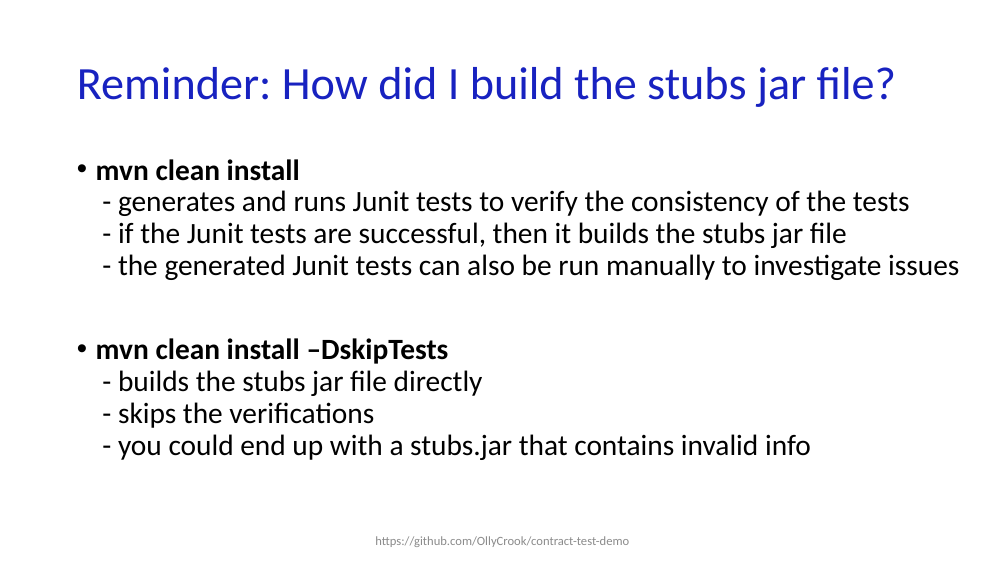
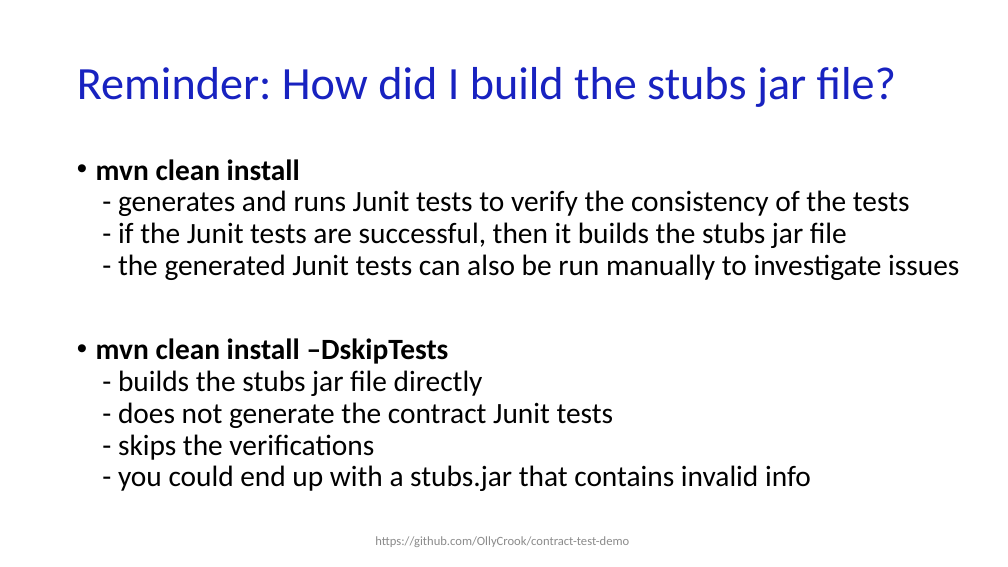
Before and after one commit to OllyCrook/contract-test-demo, a slide deck: slide 20 of Contract-testing-presentation_EngineersWeek.pptx. Drawn at 1008x567 pixels with LibreOffice and Linux fonts; fonts in the diff are those of the drawing. Boxes give left, top, right and bottom in pixels: in the first picture for what was removed or moved away, otherwise in the second. Text is boxed around its words. In the diff, an @@ line names an element or a change of style, - is before the commit and + after.

Commit message:
Minor updates to presentation and README

```diff
--- a/Contract-testing-presentation_EngineersWeek.pptx
+++ b/Contract-testing-presentation_EngineersWeek.pptx
@@ text at (x1=96, y1=338, x2=811, y2=491): text changed @@
-• mvn clean install –DskipTests
-  - builds the stubs jar file directly
-  - skips the verifications
-  - you could end up with a stubs.jar that contains invalid info
+• mvn clean install –DskipTests
+  - builds the stubs jar file directly
+  - does not generate the contract Junit tests
+  - skips the verifications
+  - you could end up with a stubs.jar that contains invalid info
```
Also in this commit, not shown: 1 other file.
